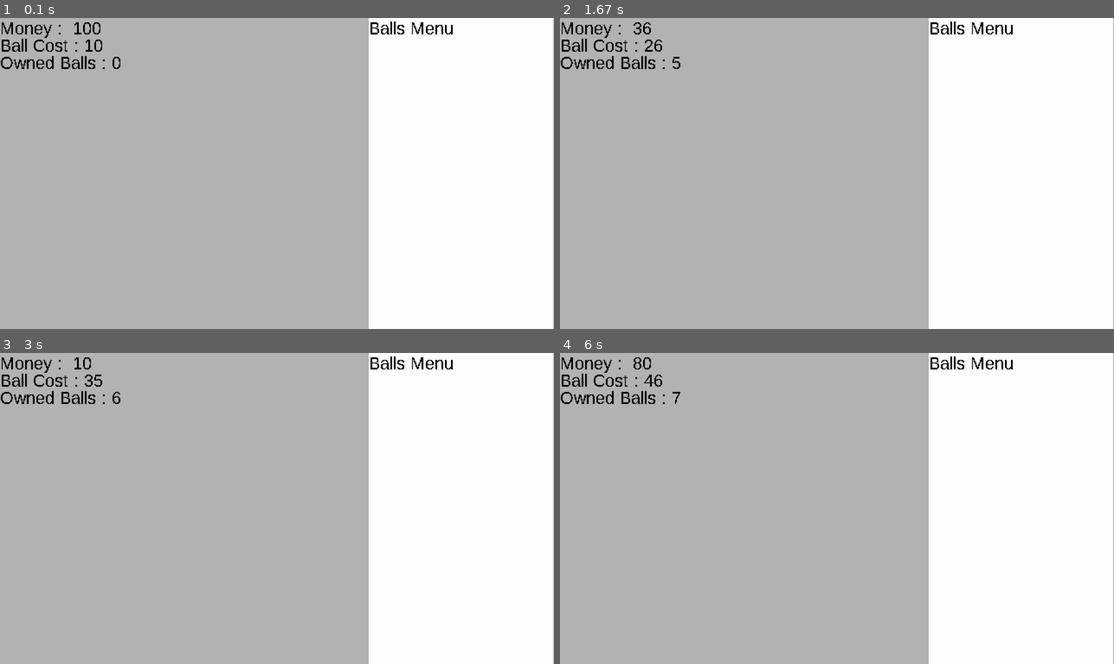
Above: before the commit, frames 1-4 (two rows, left to right).
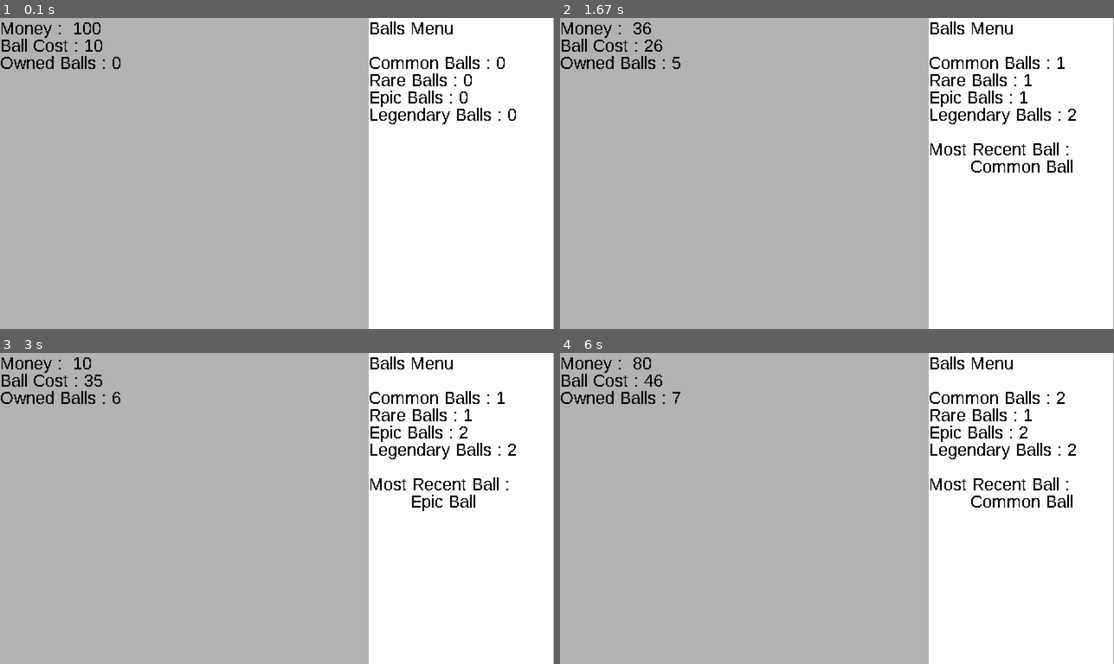
Above: after the commit, the same moments.

Repository: LZX1000/College-I
Game: pygame game, started from Incremental_Incremental.py
Two runs of this game, one before a commit and one after it. Both use one fixed random seed, a clock stepped at 60 frames per second and the inputs below.
Inputs:
- Up to frame 1 (0.1 s): no input
- Up to frame 2 (1.67 s): tap Enter at 0.33, 0.67, 1.07, 1.37, 1.57 s
- Up to frame 3 (3 s): tap Enter at 1.9, 2.2 s
- Up to frame 4 (6 s): tap Enter at 5.7 s

The runs differ from the first frame. In frame 1, 1.4% of the frame differs, in the area x 66-94%, y 12-35%; in frame 2, 2.1%; in frame 3, 2.1%; in frame 4, 2.1%, in the area x 66-94%, y 12-50%.

Commit message:
Add ball tracker

Diff:
--- a/Incremental_Incremental.py
+++ b/Incremental_Incremental.py
@@ -64,6 +64,10 @@
             new_ball_cost = 10
             balls = []
             unresolved_balls = []
+            legendary_balls = 0
+            epic_balls = 0
+            rare_balls = 0
+            common_balls = 0
             new = False
 
         keys = pygame.key.get_pressed()
@@ -82,6 +86,14 @@
         if len(unresolved_balls) > 0:
             for _ in unresolved_balls:
                 new_ball = Ball()
+                if new_ball.rarity == "Common":
+                    common_balls += 1
+                elif new_ball.rarity == "Rare":
+                    rare_balls += 1
+                elif new_ball.rarity == "Epic":
+                    epic_balls += 1
+                else:
+                    legendary_balls += 1
                 balls.append(new_ball)
                 unresolved_balls.remove(0)
 
@@ -93,16 +105,31 @@
         # background.game_update(internal_surface)
         money_text_surface = font.render(f"Money :  {player_money}", False, (0, 0, 0))
         ball_cost_text_surface = font.render(f"Ball Cost : {new_ball_cost}", False, (0, 0, 0))
-        owned_balls_surface = font.render(f"Owned Balls : {len(balls)}", False, (0, 0, 0))
-        balls_menu_surface_text = font.render("Balls Menu", False, (0, 0, 0))
+        owned_balls_text_surface = font.render(f"Owned Balls : {len(balls)}", False, (0, 0, 0))
+        balls_menu_text_surface = font.render("Balls Menu", False, (0, 0, 0))
         # Balls Menu
+        common_ball_count_text_surface = font.render(f"Common Balls : {common_balls}", False, (0, 0, 0))
+        rare_ball_count_text_surface = font.render(f"Rare Balls : {rare_balls}", False, (0, 0, 0))
+        epic_ball_count_text_surface = font.render(f"Epic Balls : {epic_balls}", False, (0, 0, 0))
+        legendary_ball_count_text_surface = font.render(f"Legendary Balls : {legendary_balls}", False, (0, 0, 0))
+        if len(balls) > 0:
+            most_recent_ball_text_surface1 = font.render(f"Most Recent Ball :", False, (0, 0, 0))
+            most_recent_ball_text_surface2 = font.render(f"        {balls[-1].rarity} Ball", False, (0, 0, 0))
+        # # Blit to Balls Menu
         balls_menu_surface.fill((255, 255, 255)) # Sub-background
+        balls_menu_surface.blit(common_ball_count_text_surface, (0, 40))
+        balls_menu_surface.blit(rare_ball_count_text_surface, (0, 60))
+        balls_menu_surface.blit(epic_ball_count_text_surface, (0, 80))
+        balls_menu_surface.blit(legendary_ball_count_text_surface, (0, 100))
+        if len(balls) > 0:
+            balls_menu_surface.blit(most_recent_ball_text_surface1, (0, 140))
+            balls_menu_surface.blit(most_recent_ball_text_surface2, (0, 160))
         internal_surface.blit(balls_menu_surface, ((internal_width / 3) * 2, 0))
         # Blit to internal_surface
         internal_surface.blit(money_text_surface, (0, 0))
         internal_surface.blit(ball_cost_text_surface, (0, 20))
-        internal_surface.blit(owned_balls_surface, (0, 40))
-        internal_surface.blit(balls_menu_surface_text, ((internal_width / 3) * 2, 0))
+        internal_surface.blit(owned_balls_text_surface, (0, 40))
+        internal_surface.blit(balls_menu_text_surface, ((internal_width / 3) * 2, 0))
 
         # Upscale to 1920x1080
         scaled_surface = pygame.transform.scale(internal_surface, screen_size)
